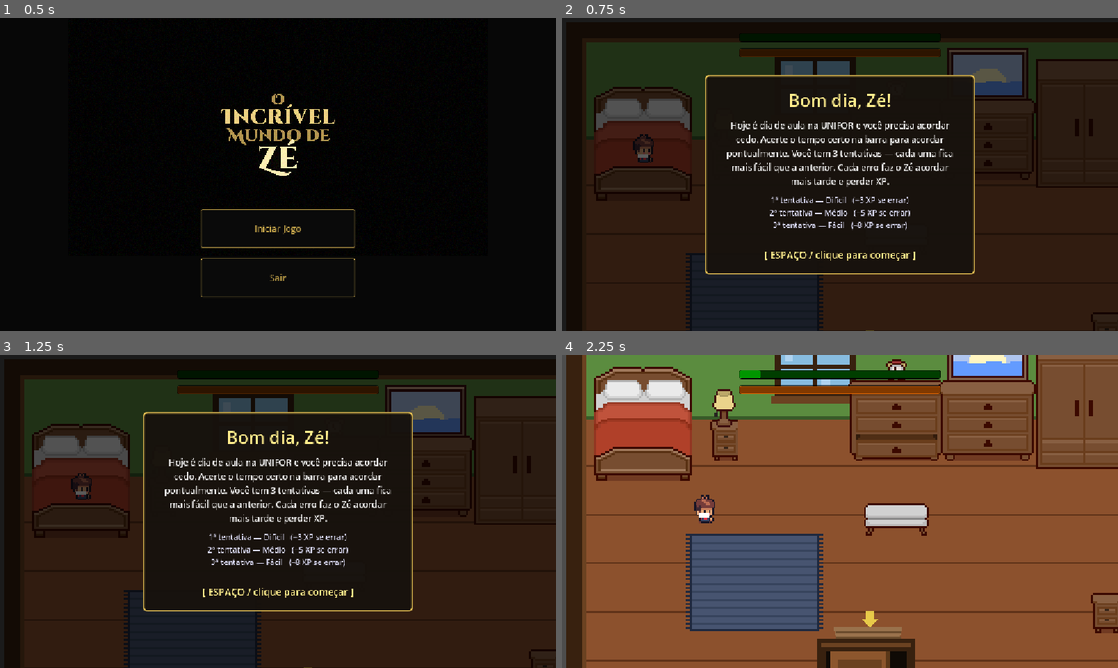
Above: before the commit, frames 1-4 (two rows, left to right).
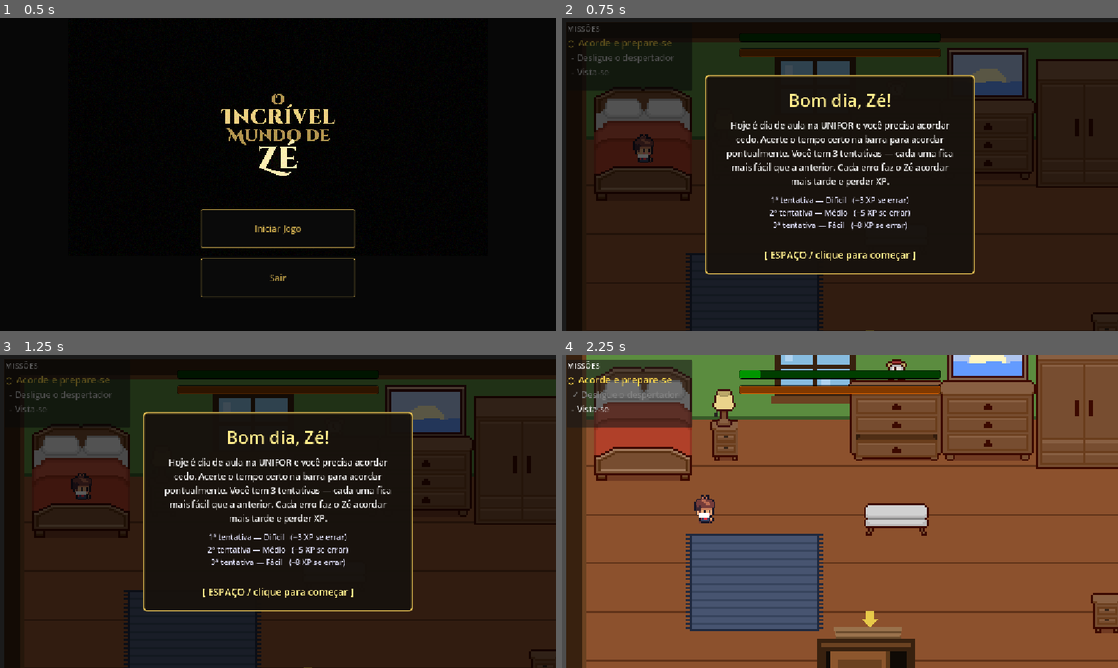
Above: after the commit, the same moments.

Repository: vitor190/Incrivel-mundo-de-ze
Game: Godot game, scene res://Cenas/lobby.tscn
Same seed, same stepped clock (60 frames per second), same inputs: the game is played once before the commit and once after it.
Inputs (mouse positions are in pixels of both pictures, inside the frame that each line leads up to):
- Up to frame 1 (0.5 s): no input
- Up to frame 2 (0.75 s): click "Iniciar Jogo" at 0.5 s
- Up to frame 3 (1.25 s): no input
- Up to frame 4 (2.25 s): tap Enter (ui_accept) at 1.25, 1.52 s; move the mouse to (962, 495) at 1.27 s; hold Right 1.28-2.03 s; hold E 1.28-2.03 s; click (962, 495) at 1.42 s; tap Space at 2, 2.1 s; move the mouse to (728, 527) at 2.02 s; hold Down from 2.03 s (still down)

Frame 1 is identical in both runs. In frame 2, 0.3% of the frame differs, in the area x 1-21%, y 2-24%; in frame 3, 0.3%; in frame 4, 4.2%, in the area x 1-24%, y 1-24%.

Commit message:
adiciona sistema de missoes

Diff:
--- a/Cenas/campus.gd
+++ b/Cenas/campus.gd
@@ -1,20 +1,16 @@
+## campus.gd
+
 extends Node2D
 
 @onready var spawn_point = $carros/SpawnPoint
+var carro_scene = preload("res://Cenas/Carro.tscn")
 
-var carro_scene = preload("res://carro.tscn")
+func _ready():
+	GerenciadorMissoes.set_cena("campus")
 
 func _on_timer_timeout():
-
 	var carro = carro_scene.instantiate()
-
-	# posição inicial
 	carro.position = spawn_point.position
-
-	# velocidade aleatória
 	carro.velocidade = randf_range(200, 500)
-
-	# muda altura aleatoriamente
 	carro.position.y += randi_range(-40, 40)
-
 	add_child(carro)
--- /dev/null
+++ b/Cenas/dados_missoes.gd
@@ -0,0 +1,68 @@
+## dados_missoes.gd
+## Autoload — Globais > adicionar como "DadosMissoes" (antes do GerenciadorMissoes)
+
+extends Node
+
+var missoes = {
+
+	# QUARTO
+	"quarto_acorde": {
+		"texto": "Acorde e prepare-se",
+		"concluida": false,
+		"sub_missoes": [
+			{"id": "quarto_mini1", "texto": "Desligue o despertador", "concluida": false},
+			{"id": "quarto_mini2", "texto": "Vista-se",               "concluida": false},
+		]
+	},
+	"quarto_sair": {
+		"texto": "Vá para a UNIFOR",
+		"concluida": false,
+		"sub_missoes": []
+	},
+
+	# CAMPUS
+	"unifor_bloco_c": {
+		"texto": "Vá para o Bloco C",
+		"concluida": false,
+		"sub_missoes": [
+			{"id": "bloco_c_mini1", "texto": "Conclua a task 1", "concluida": false},
+			{"id": "bloco_c_mini2", "texto": "Conclua a task 2", "concluida": false},
+		]
+	},
+	"unifor_bloco_d": {
+		"texto": "Vá para o Bloco D",
+		"concluida": false,
+		"sub_missoes": [
+			{"id": "bloco_d_mini1", "texto": "Conclua a task 1", "concluida": false},
+			{"id": "bloco_d_mini2", "texto": "Conclua a task 2", "concluida": false},
+		]
+	},
+	"unifor_onibus": {
+		"texto": "Vá ao ponto de ônibus",
+		"concluida": false,
+		"sub_missoes": []
+	},
+
+	# BANCO DO NORDESTE
+	"banco_task1": {
+		"texto": "Comece o expediente",
+		"concluida": false,
+		"sub_missoes": [
+			{"id": "banco_mini1", "texto": "Verifique o CPF do cliente", "concluida": false},
+			{"id": "banco_mini2", "texto": "Verifique o CPF do cliente", "concluida": false},
+		]
+	},
+	"banco_sair": {
+		"texto": "Volte para casa",
+		"concluida": false,
+		"sub_missoes": []
+	},
+}
+
+var missoes_por_cena = {
+	"quarto":  ["quarto_acorde", "quarto_sair"],
+	"campus":  ["unifor_bloco_c", "unifor_bloco_d", "unifor_onibus"],
+	"bloco_c": ["unifor_bloco_c", "unifor_bloco_d"],
+	"bloco_d": ["unifor_bloco_c", "unifor_bloco_d"],
+	"banco":   ["banco_task1", "banco_sair"],
+}
--- /dev/null
+++ b/Cenas/gerenciador_missoes.gd
@@ -0,0 +1,56 @@
+## gerenciador_missoes.gd
+## Autoload — Globais > adicionar como "GerenciadorMissoes" (depois do DadosMissoes)
+
+extends Node
+
+signal missoes_atualizadas
+
+var cena_atual: String = "quarto"
+
+func set_cena(nome: String):
+	cena_atual = nome
+	emit_signal("missoes_atualizadas")
+
+func concluir_missao(id: String):
+	if not DadosMissoes.missoes.has(id):
+		return
+	DadosMissoes.missoes[id]["concluida"] = true
+	emit_signal("missoes_atualizadas")
+	print("Missão concluída: ", id)
+
+func concluir_sub_missao(missao_id: String, sub_id: String):
+	if not DadosMissoes.missoes.has(missao_id):
+		return
+	var subs = DadosMissoes.missoes[missao_id].get("sub_missoes", [])
+	for sub in subs:
+		if sub["id"] == sub_id:
+			sub["concluida"] = true
+			print("Sub-missão concluída: ", sub_id)
+			if _todas_sub_concluidas(missao_id):
+				concluir_missao(missao_id)
+			else:
+				emit_signal("missoes_atualizadas")
+			return
+
+func _todas_sub_concluidas(missao_id: String) -> bool:
+	var subs = DadosMissoes.missoes[missao_id].get("sub_missoes", [])
+	for sub in subs:
+		if not sub["concluida"]:
+			return false
+	return true
+
+func pode_ir_trabalho() -> bool:
+	var c = DadosMissoes.missoes.get("unifor_bloco_c", {})
+	var d = DadosMissoes.missoes.get("unifor_bloco_d", {})
+	return c.get("concluida", false) and d.get("concluida", false)
+
+func get_missoes_ativas() -> Array:
+	var ids = DadosMissoes.missoes_por_cena.get(cena_atual, [])
+	var resultado = []
+	for id in ids:
+		var m = DadosMissoes.missoes[id]
+		if not m["concluida"]:
+			var entry = m.duplicate(true)
+			entry["id"] = id
+			resultado.append(entry)
+	return resultado
--- /dev/null
+++ b/Cenas/missoes_painel.gd
@@ -0,0 +1,46 @@
+## missoes_painel.gd
+## Attach em CanvasLayer "PainelMissoes" em todas as cenas
+
+extends CanvasLayer
+
+@onready var lista = $Panel/VBoxContainer/lista_missoes
+@onready var panel = $Panel
+
+func _ready():
+	panel.position = Vector2(10, 10)
+	panel.custom_minimum_size = Vector2(260, 200)
+	GerenciadorMissoes.missoes_atualizadas.connect(atualizar_painel)
+	atualizar_painel()
+
+func atualizar_painel():
+	for filho in lista.get_children():
+		filho.queue_free()
+
+	var missoes = GerenciadorMissoes.get_missoes_ativas()
+
+	if missoes.is_empty():
+		var label = Label.new()
+		label.text = "Nenhuma missão ativa"
+		label.modulate = Color(0.6, 0.6, 0.6)
+		label.add_theme_font_size_override("font_size", 18)
+		lista.add_child(label)
+		return
+
+	var proxima = missoes[0]
+
+	var lbl = Label.new()
+	lbl.text = "○ " + proxima["texto"]
+	lbl.modulate = Color(1.0, 0.85, 0.3)
+	lbl.add_theme_font_size_override("font_size", 20)
+	lista.add_child(lbl)
+
+	for sub in proxima.get("sub_missoes", []):
+		var lbl_sub = Label.new()
+		if sub["concluida"]:
+			lbl_sub.text = "  ✓ " + sub["texto"]
+			lbl_sub.modulate = Color(0.5, 0.5, 0.5)
+		else:
+			lbl_sub.text = "  - " + sub["texto"]
+			lbl_sub.modulate = Color(0.85, 0.85, 0.85)
+		lbl_sub.add_theme_font_size_override("font_size", 18)
+		lista.add_child(lbl_sub)
--- /dev/null
+++ b/Cenas/painel_missoes.gd
@@ -0,0 +1,47 @@
+## missoes_painel.gd
+## Attach em CanvasLayer "PainelMissoes" em todas as cenas
+extends CanvasLayer
+
+@onready var lista = $Panel/VBoxContainer/lista_missoes
+@onready var panel = $Panel
+
+func _ready():
+	# Tamanho e posição do panel
+	panel.position = Vector2(10, 10)
+	panel.custom_minimum_size = Vector2(260, 140)
+
+	GerenciadorMissoes.missoes_atualizadas.connect(atualizar_painel)
+	atualizar_painel()
+
+func atualizar_painel():
+	for filho in lista.get_children():
+		filho.queue_free()
+
+	var missoes = GerenciadorMissoes.get_missoes_ativas()
+
+	if missoes.is_empty():
+		var label = Label.new()
+		label.text = "Nenhuma missão ativa"
+		label.modulate = Color(0.6, 0.6, 0.6)
+		label.add_theme_font_size_override("font_size", 18)
+		lista.add_child(label)
+		return
+
+	var proxima = missoes[0]
+
+	var lbl = Label.new()
+	lbl.text = "○ " + proxima["texto"]
+	lbl.modulate = Color(1.0, 0.85, 0.3)
+	lbl.add_theme_font_size_override("font_size", 20)
+	lista.add_child(lbl)
+
+	for sub in proxima.get("sub_missoes", []):
+		var lbl_sub = Label.new()
+		if sub["concluida"]:
+			lbl_sub.text = "  ✓ " + sub["texto"]
+			lbl_sub.modulate = Color(0.5, 0.5, 0.5)
+		else:
+			lbl_sub.text = "  - " + sub["texto"]
+			lbl_sub.modulate = Color(0.85, 0.85, 0.85)
+		lbl_sub.add_theme_font_size_override("font_size", 18)
+		lista.add_child(lbl_sub)
--- a/Cenas/porta_onibus.gd
+++ b/Cenas/porta_onibus.gd
@@ -1,9 +1,12 @@
+## porta_onibus.gd
+
 extends Area2D
 
 @export var destino: String = "res://quarto.tscn"
-# Quando true, exige GameState.is_dressed == true antes de embarcar.
 @export var requer_vestido: bool = false
+@export var requer_unifor_concluida: bool = false
 @export var mensagem_bloqueio: String = "Vista-se antes de pegar o ônibus."
+@export var mensagem_bloqueio_unifor: String = "Conclua todas as tasks antes de ir ao trabalho."
 
 var viajando := false
 var player_ref: Node = null
@@ -17,28 +20,29 @@
 	if body.name != "player" or viajando:
 		return
 	player_ref = body
+
 	if requer_vestido and not GameState.is_dressed:
 		var hud = get_tree().get_first_node_in_group("hud")
 		if hud:
 			hud.mostrar_notificacao(mensagem_bloqueio)
 		return
+
+	if requer_unifor_concluida and not GerenciadorMissoes.pode_ir_trabalho():
+		var hud = get_tree().get_first_node_in_group("hud")
+		if hud:
+			hud.mostrar_notificacao(mensagem_bloqueio_unifor)
+		return
+
 	viajar()
 
 func viajar():
 	viajando = true
-
 	if player_ref:
 		player_ref.set_process(false)
 		player_ref.set_physics_process(false)
 		player_ref.visible = false
-
-	# Começa a carregar em background imediatamente
 	ResourceLoader.load_threaded_request(destino)
-
-	# Roda a animação em paralelo
 	await viagem_onibus.tocar_animacao_viagem()
-
-	# Animação acabou, tela está preta — aguarda o carregamento
 	await _aguardar_cena(destino)
 
 func _aguardar_cena(caminho: String):
--- a/Cenas/quarto.gd
+++ b/Cenas/quarto.gd
@@ -1,8 +1,9 @@
+## quarto.gd
+
 extends Node2D
 
 const WAKE_MINIGAME_SCENE: PackedScene = preload("res://Cenas/minigame_acordar.tscn")
 const DRESS_MINIGAME_SCENE: PackedScene = preload("res://Cenas/minigame_vestir.tscn")
-
 const BED_POSITION := Vector2(30, 56)
 const WAKE_POSITION := Vector2(60, 95)
 
@@ -19,6 +20,7 @@
 	GameState.set_dressed(false)
 	wardrobe_indicator.visible = false
 	wardrobe_area.body_entered.connect(_on_wardrobe_body_entered)
+	GerenciadorMissoes.set_cena("quarto")
 	var wake_mg: CanvasLayer = WAKE_MINIGAME_SCENE.instantiate()
 	wake_mg.finished.connect(_on_wake_minigame_finished)
 	add_child(wake_mg)
@@ -27,6 +29,7 @@
 	player.position = WAKE_POSITION
 	player.movement_enabled = true
 	_show_wardrobe_indicator()
+	GerenciadorMissoes.concluir_sub_missao("quarto_acorde", "quarto_mini1")
 
 func _show_wardrobe_indicator() -> void:
 	if GameState.is_dressed:
@@ -61,5 +64,6 @@
 	player.movement_enabled = true
 	if success:
 		GameState.set_dressed(true)
+		GerenciadorMissoes.concluir_sub_missao("quarto_acorde", "quarto_mini2")
 	else:
 		_show_wardrobe_indicator()
--- a/Cenas/quarto.tscn
+++ b/Cenas/quarto.tscn
@@ -12,6 +12,7 @@
 [ext_resource type="PackedScene" uid="uid://bfbts5w4tdow3" path="res://Cenas/xp_bar.tscn" id="11_6bf6l"]
 [ext_resource type="Texture2D" uid="uid://c050b50qyjb0f" path="res://assets/assets - obstaculo/onibus.png" id="11_onibus"]
 [ext_resource type="PackedScene" uid="uid://cw8hgbwt7ro1m" path="res://Cenas/barra_de_fome.tscn" id="12_dxfj7"]
+[ext_resource type="Script" uid="uid://bvfty6vjufbxe" path="res://Cenas/painel_missoes.gd" id="13_dxfj7"]
 
 [sub_resource type="RectangleShape2D" id="shape_wall_top"]
 size = Vector2(300, 8)
@@ -463,3 +464,22 @@
 [node name="barra de fome" type="Node" parent="." unique_id=195181766]
 
 [node name="Barra de fome" parent="barra de fome" unique_id=1489353139 instance=ExtResource("12_dxfj7")]
+
+[node name="PainelMissoes" type="CanvasLayer" parent="." unique_id=910666824]
+script = ExtResource("13_dxfj7")
+
+[node name="Panel" type="Panel" parent="PainelMissoes" unique_id=1255541494]
+offset_right = 40.0
+offset_bottom = 40.0
+
+[node name="VBoxContainer" type="VBoxContainer" parent="PainelMissoes/Panel" unique_id=1456253056]
+layout_mode = 0
+offset_right = 40.0
+offset_bottom = 40.0
+
+[node name="Label" type="Label" parent="PainelMissoes/Panel/VBoxContainer" unique_id=168825115]
+layout_mode = 2
+text = "MISSÕES"
+
+[node name="lista_missoes" type="VBoxContainer" parent="PainelMissoes/Panel/VBoxContainer" unique_id=2117046534]
+layout_mode = 2
--- a/project.godot
+++ b/project.godot
@@ -23,6 +23,8 @@
 
 GameState="*res://Cenas/game_state.gd"
 Global="*uid://d2bhjiueqgo6h"
+DadosMissoes="*uid://cufl5b1hik1v4"
+GerenciadorMissoes="*uid://c4aml1n5iqqno"
 
 [display]
 
Not shown, added: Cenas/dados_missoes.gd.uid
Not shown, added: Cenas/gerenciador_missoes.gd.uid
Not shown, added: Cenas/missoes_painel.gd.uid
Not shown, added: Cenas/painel_missoes.gd.uid
